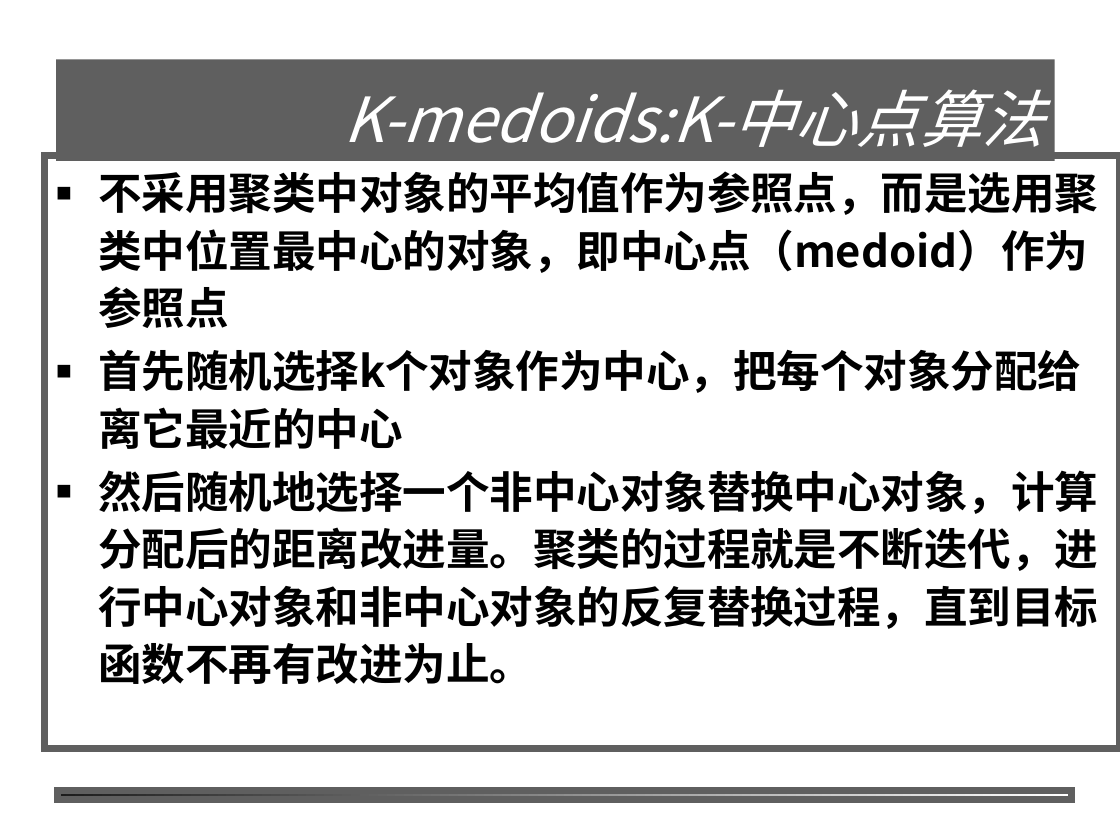
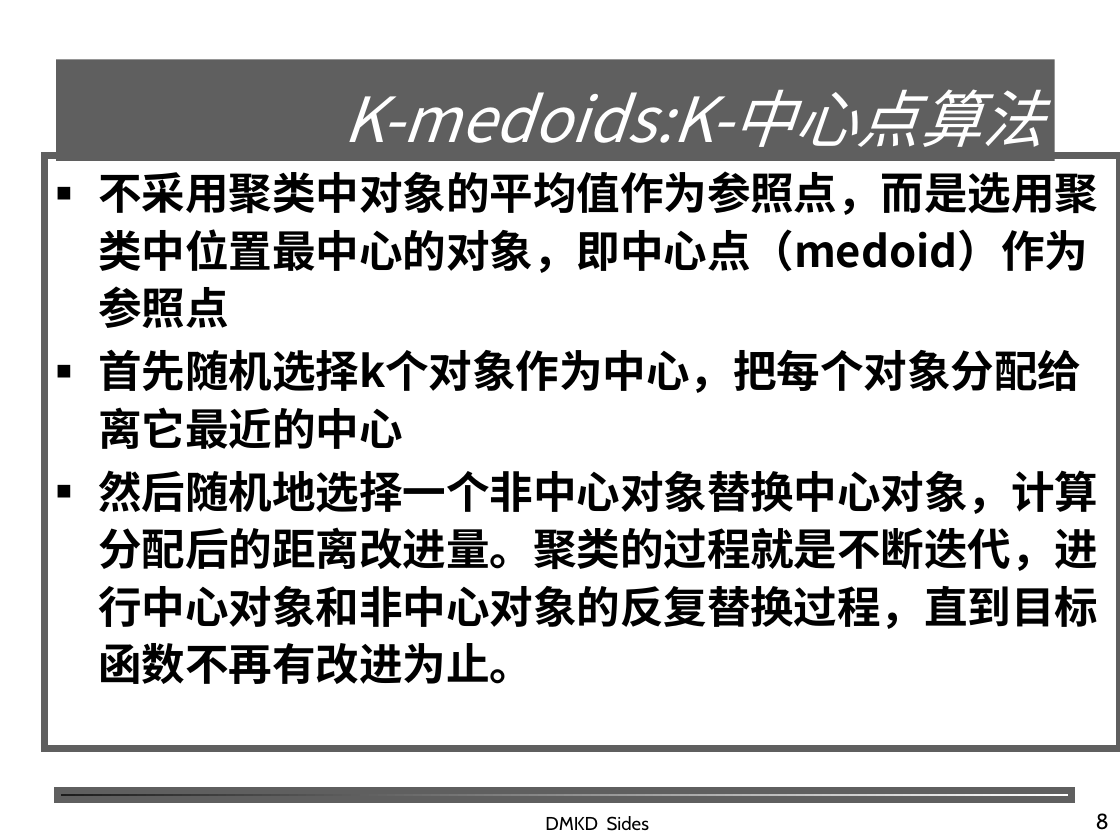
Before and after one commit to shfkuang/shfkuang.github.io, a slide deck: slide 8 of dm/ch5.2.ppt. Drawn at 1120x840 pixels with LibreOffice and Linux fonts; fonts in the diff are those of the drawing; background and template pictures are left out. Boxes give left, top, right and bottom in pixels: in the first picture for what was removed or moved away, otherwise in the second. Text is boxed around its words. In the diff, an @@ line names an element or a change of style, - is before the commit and + after.

```diff
--- a/dm/ch5.2.ppt
+++ b/dm/ch5.2.ppt
@@ text added at (545,816,649,831), 12 pt, text #000000 @@
+DMKD Sides
@@ page number added at (1096,813,1109,830), 14 pt, text #000000 @@
+8
```
Also in this commit, not shown: 17 other slides changed, 3 other files.
